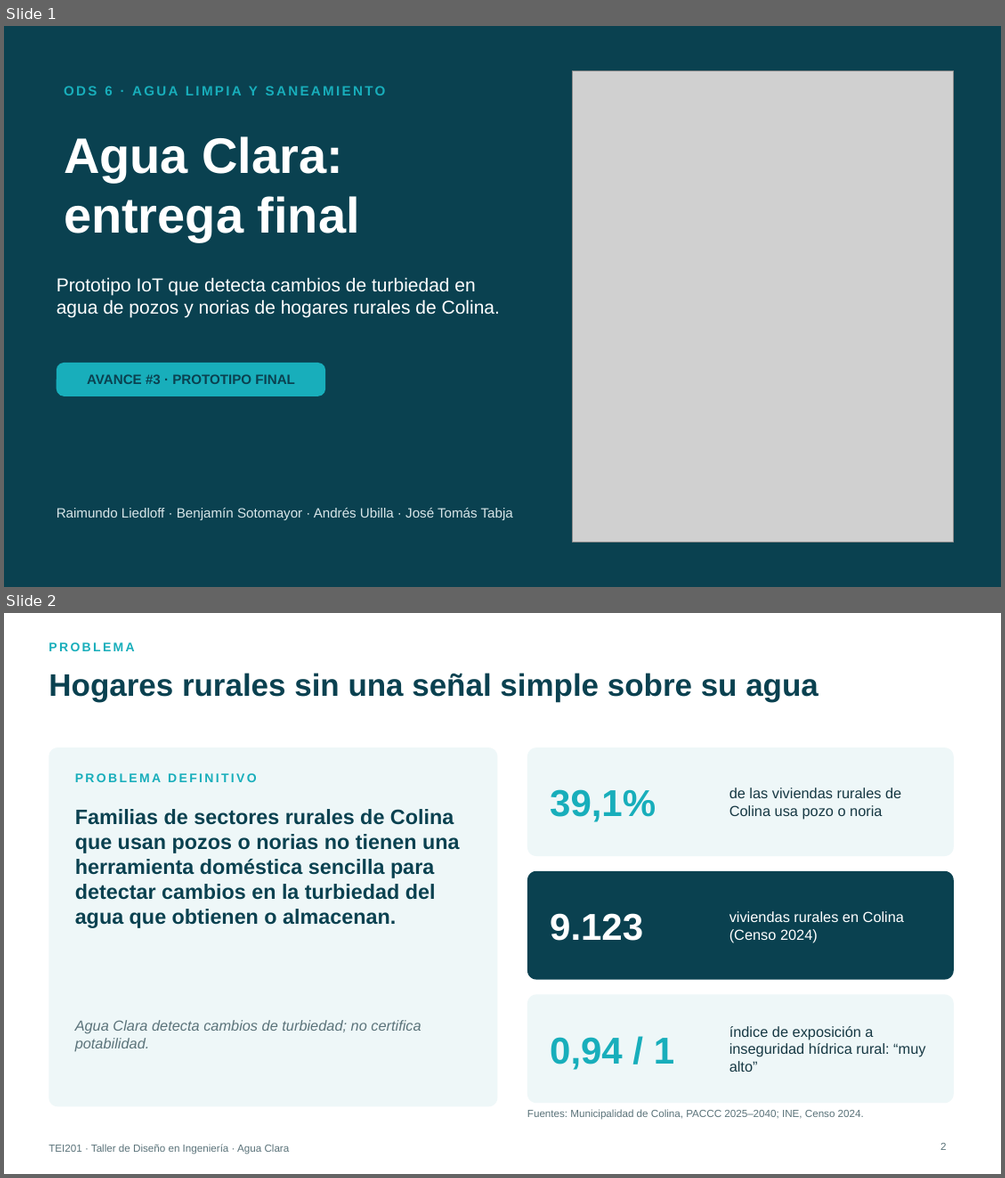
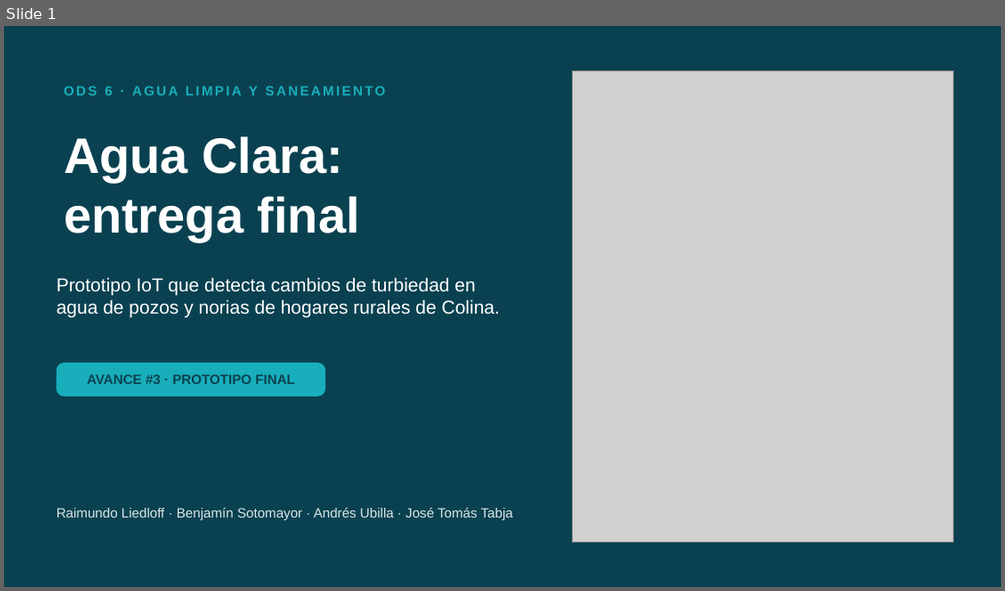
Before and after one commit to andresfelipeubillamoreno-ctrl/TEI201-SEC7-GRUPO8, a slide deck: documentacion/Presentacion_AguaClara_EntregaFinal.pptx. Shown one above the other, each under a label of ours: slides 1 and 2 before the commit, slide 1 after it. The pictures are 1005x1178 and 1005x591 pixels, drawn with LibreOffice and Linux fonts; fonts in the diff are those of the drawing; grey boxes stand for pictures. Boxes give left, top, right and bottom in pixels: in the first picture for what was removed or moved away, otherwise in the second. Text is boxed around its words. In the diff, an @@ line names an element or a change of style, - is before the commit and + after.

Commit message:
Presentación final: quitar diapositiva de datos del problema

```diff
--- a/documentacion/Presentacion_AguaClara_EntregaFinal.pptx
+++ b/documentacion/Presentacion_AguaClara_EntregaFinal.pptx
@@ slide 2 removed at (4,613,1001,1174), background #FFFFFF @@
@@ text removed at (48,642,134,651) @@
-PROBLEMA
@@ title removed at (48,673,818,702) @@
-Hogares rurales sin una señal simple sobre su agua
@@ rounded rectangle removed at (48,747,498,1107) @@
@@ rounded rectangle removed at (527,747,954,856) @@
@@ text removed at (75,773,256,782) @@
-PROBLEMA DEFINITIVO
@@ text removed at (550,789,655,822) @@
-39,1%
@@ text removed at (729,787,901,819) @@
-de las viviendas rurales de Colina usa pozo o noria
@@ text removed at (75,809,459,928) @@
-Familias de sectores rurales de Colina que usan pozos o norias no tienen una herramienta doméstica sencilla para detectar cambios en la turbiedad del agua que obtienen o almacenan.
@@ rounded rectangle removed at (527,871,954,980) @@
@@ text removed at (550,913,643,941) @@
-9.123
@@ text removed at (729,911,904,942) @@
-viviendas rurales en Colina (Censo 2024)
@@ rounded rectangle removed at (527,995,954,1103) @@
@@ text removed at (75,1020,421,1052) @@
-Agua Clara detecta cambios de turbiedad; no certifica potabilidad.
@@ text removed at (550,1037,674,1070) @@
-0,94 / 1
@@ text removed at (729,1026,925,1071) @@
-índice de exposición a inseguridad hídrica rural: “muy alto”
@@ text removed at (527,1109,864,1119) @@
-Fuentes: Municipalidad de Colina, PACCC 2025–2040; INE, Censo 2024.
@@ text removed at (48,1143,290,1154) @@
-TEI201 · Taller de Diseño en Ingeniería · Agua Clara
@@ page number removed at (940,1143,946,1150) @@
-2
```
Also in this commit, not shown: 1 slide changed, 1 other file.
